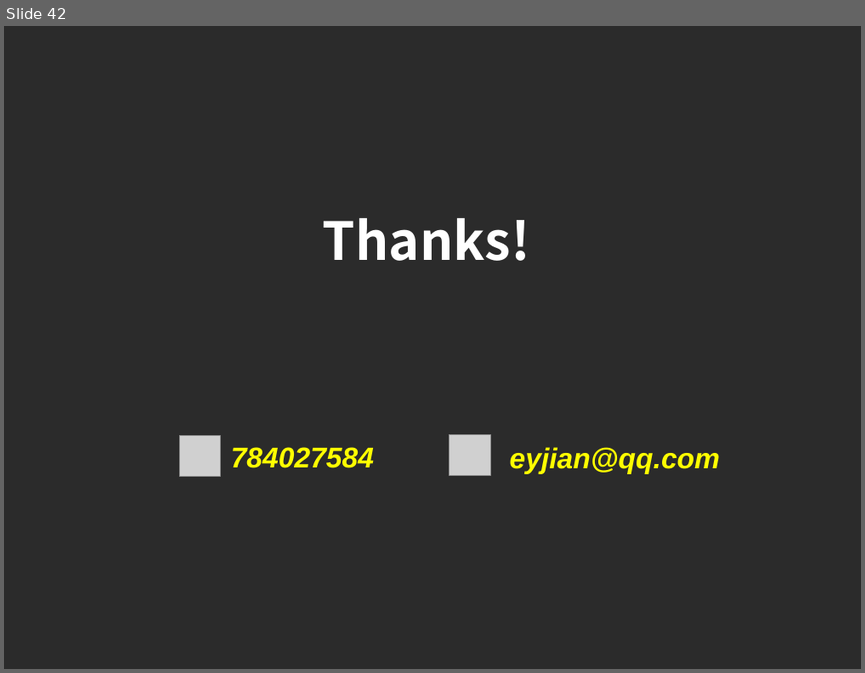
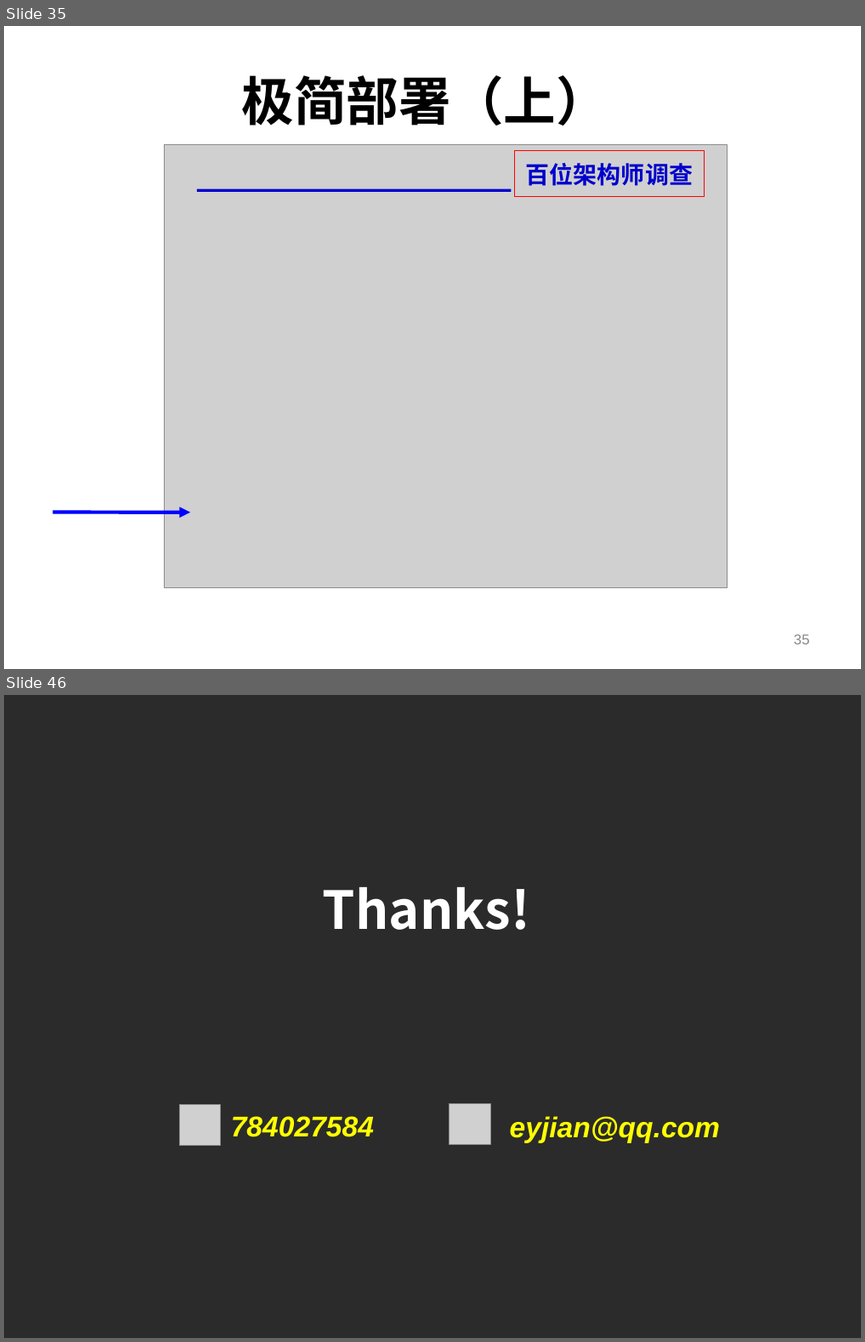
Before and after one commit to machicao2013/mooon, a slide deck: applications/lightfs/doc/portableDFS-可便携的分布式文件系统.ppt. Shown one above the other, each under a label of ours: slide 42 before the commit, slides 35 and 46 after it; the slides between them are not shown. The pictures are 865x673 and 865x1342 pixels, drawn with LibreOffice and Linux fonts; fonts in the diff are those of the drawing; grey boxes stand for pictures; background and template pictures are left out; a plain dark background stands for a picture behind light text. Boxes give left, top, right and bottom in pixels: in the first picture for what was removed or moved away, otherwise in the second. Text is boxed around its words. In the diff, an @@ line names an element or a change of style, - is before the commit and + after.

```diff
--- a/applications/lightfs/doc/portableDFS-可便携的分布式文件系统.ppt
+++ b/applications/lightfs/doc/portableDFS-可便携的分布式文件系统.ppt
@@ slide 35 added at (4, 26, 861, 669), background picture (left out) @@
@@ title added at (242, 75, 608, 125), 44 pt, text #000000, bold @@
+极简部署（上）
@@ picture added at (164, 144, 727, 587) @@
@@ rectangle added at (515, 151, 704, 197), outline #FF0000 0.74 pt @@
@@ text added at (526, 163, 692, 186), 20 pt, text #0000CC, bold @@
+百位架构师调查
@@ line added from (197, 191) to (511, 191), #0000CC 2.24 pt @@
@@ arrow added from (52, 512) to (190, 512), #0000FF 3 pt @@
@@ page number added at (794, 634, 810, 644), 12 pt, text #898989 @@
+35
@@ what was slide 42 is now slide 46 @@
```
Also in this commit, not shown: 16 slides changed, 3 other slides added, 4 other files.
